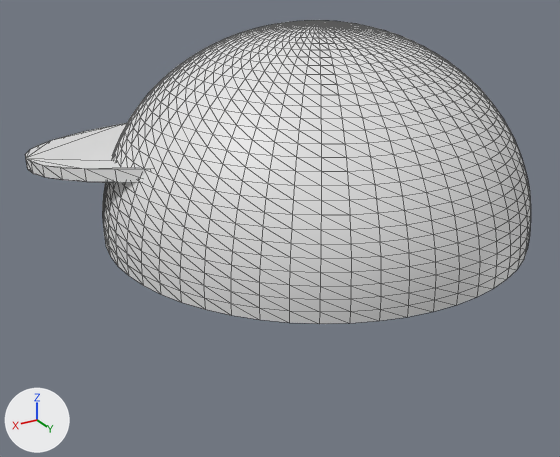
The glTF model artifacts/trynex-storefront/public/models/cap.glb, before and after one commit.
Rendered twice from a 50 mm lens placed at (2.13, 3.2, 1.34), pointed at (0.06, -0.26, -0.39). Every picture has the same lights, and +X, +Y and +Z are marked at lower left. The first picture is the older version. Mesh edges are drawn as thin lines. Vertices at exactly the same position are counted once.

The first picture shows 'Garment'.
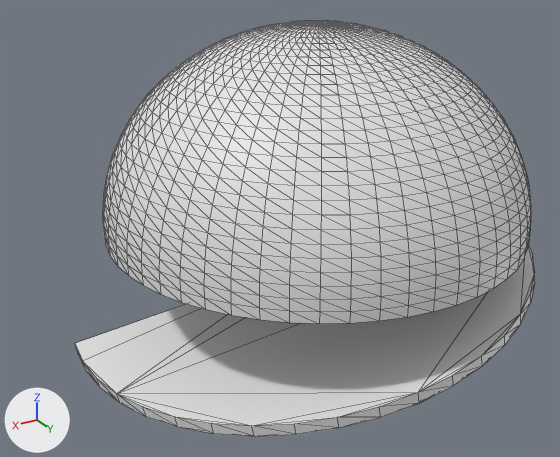
Where the change shows, as pixel boxes [x1, y1, x2, y2] in the pictures (560 x 457 px; the box of a moved part takes in the faces that stretch with it):
'Garment', reshaped (9% narrower, 37% taller)
    before: [25, 20, 531, 324]
    after: [75, 20, 535, 436]
part 1 of me_garment, moved or reshaped
    before: [25, 123, 148, 183]
    after: [75, 243, 535, 436]

The change, as a list of edits to the scene's bpy script:
```text
Change me_garment:
    used by ob_garment; location = (0.0, 0.0, 0.0)
    remove me_garment.from_pydata(...)  # 1649 vertices, 3180 faces; spans x -1.1..1.28, y -1.94..1.1, z -0.26..0.77
    add me_garment.from_pydata(...)  # 1649 vertices, 3180 faces; spans x -1.26..1.27, y -1.1..1.13, z -0.88..0.77
    me_garment part 1: the loose piece of 52 vertices spanning x -0.2..1.28, y -1.94..0.59, z -0.2..0.32 is turned 90 degrees about the z axis through its middle, then moved by (-0.53, 1.06, -0.68)
```
